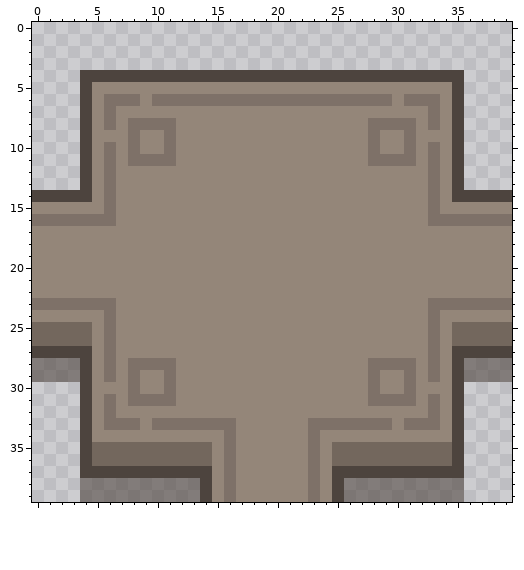
Pixel-art sprite, stored at Assets/Sunchoi/Resources/BuiltInData/Map/Sprite/Map_ESW_Closed.png. Above: the version before the commit.
The file is 40x40 pixels. Colours within 5 levels of each other are drawn and written as one.
The same view after the edit:
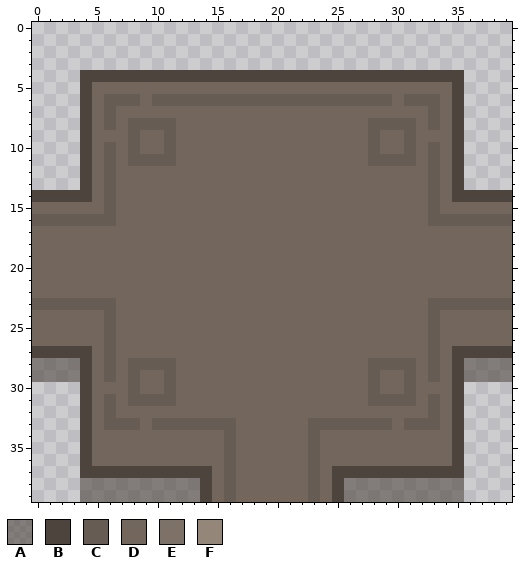
Palette (. is transparent): A #4d443e96  B #4d443e  C #675c54  D #73675d  E #7e7168  F #948679
Changes in this commit:
Changed rows in their new state; - is an unchanged pixel.
first column x 0:
 5 -----DDDDDDDDDDDDDDDDDDDDDDDDDDDDDD-----
 6 -----DCCCDCCCCCCCCCCCCCCCCCCCCDCCCD-----
 7 -----DCDDDDDDDDDDDDDDDDDDDDDDDDDDCD-----
 8 -----DCDCCCCDDDDDDDDDDDDDDDDCCCCDCD-----
 9 -----DDDCDDCDDDDDDDDDDDDDDDDCDDCDDD-----
10 -----DCDCDDCDDDDDDDDDDDDDDDDCDDCDCD-----
11 -----DCDCCCCDDDDDDDDDDDDDDDDCCCCDCD-----
12 -----DCDDDDDDDDDDDDDDDDDDDDDDDDDDCD-----
13 -----DCDDDDDDDDDDDDDDDDDDDDDDDDDDCD-----
14 -----DCDDDDDDDDDDDDDDDDDDDDDDDDDDCD-----
15 DDDDDDCDDDDDDDDDDDDDDDDDDDDDDDDDDCDDDDDD
16 CCCCCCCDDDDDDDDDDDDDDDDDDDDDDDDDDCCCCCCC
17 DDDDDDDDDDDDDDDDDDDDDDDDDDDDDDDDDDDDDDDD
18 DDDDDDDDDDDDDDDDDDDDDDDDDDDDDDDDDDDDDDDD
19 DDDDDDDDDDDDDDDDDDDDDDDDDDDDDDDDDDDDDDDD
20 DDDDDDDDDDDDDDDDDDDDDDDDDDDDDDDDDDDDDDDD
21 DDDDDDDDDDDDDDDDDDDDDDDDDDDDDDDDDDDDDDDD
22 DDDDDDDDDDDDDDDDDDDDDDDDDDDDDDDDDDDDDDDD
23 CCCCCCCDDDDDDDDDDDDDDDDDDDDDDDDDDCCCCCCC
24 DDDDDDCDDDDDDDDDDDDDDDDDDDDDDDDDDCDDDDDD
25 -----DCDDDDDDDDDDDDDDDDDDDDDDDDDDCD-----
26 -----DCDDDDDDDDDDDDDDDDDDDDDDDDDDCD-----
27 -----DCDDDDDDDDDDDDDDDDDDDDDDDDDDCD-----
28 -----DCDCCCCDDDDDDDDDDDDDDDDCCCCDCD-----
29 -----DCDCDDCDDDDDDDDDDDDDDDDCDDCDCD-----
30 -----DDDCDDCDDDDDDDDDDDDDDDDCDDCDDD-----
31 -----DCDCCCCDDDDDDDDDDDDDDDDCCCCDCD-----
32 -----DCDDDDDDDDDDDDDDDDDDDDDDDDDDCD-----
33 -----DCCCDCCCCCCCDDDDDDCCCCCCCDCCCD-----
34 -----DDDDDDDDDDDCDDDDDDCDDDDDDDDDDD-----
35 ---------------DCDDDDDDCD---------------
36 ---------------DCDDDDDDCD---------------
37 ---------------DCDDDDDDCD---------------
38 ---------------DCDDDDDDCD---------------
39 ---------------DCDDDDDDCD---------------
